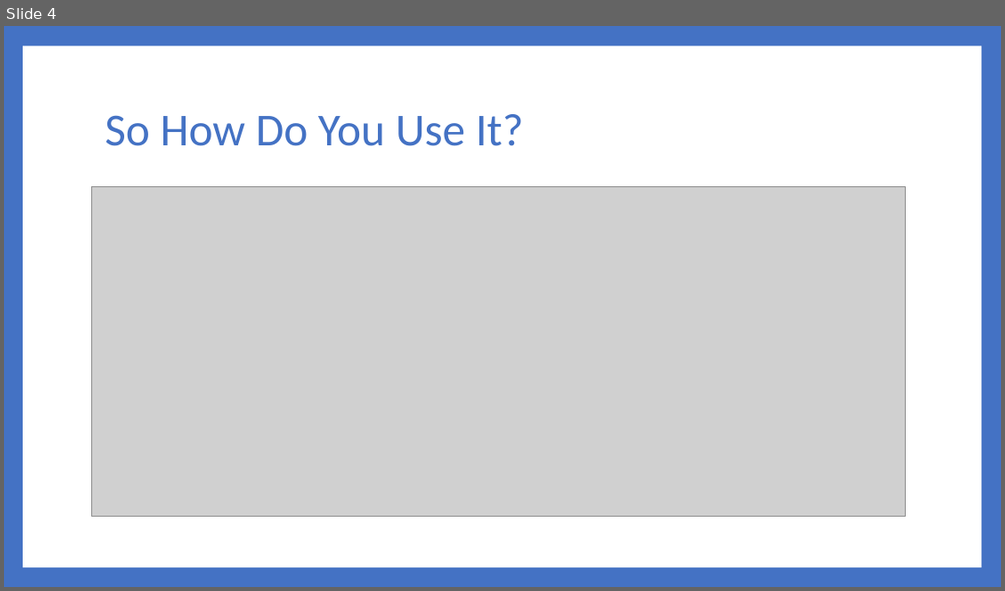
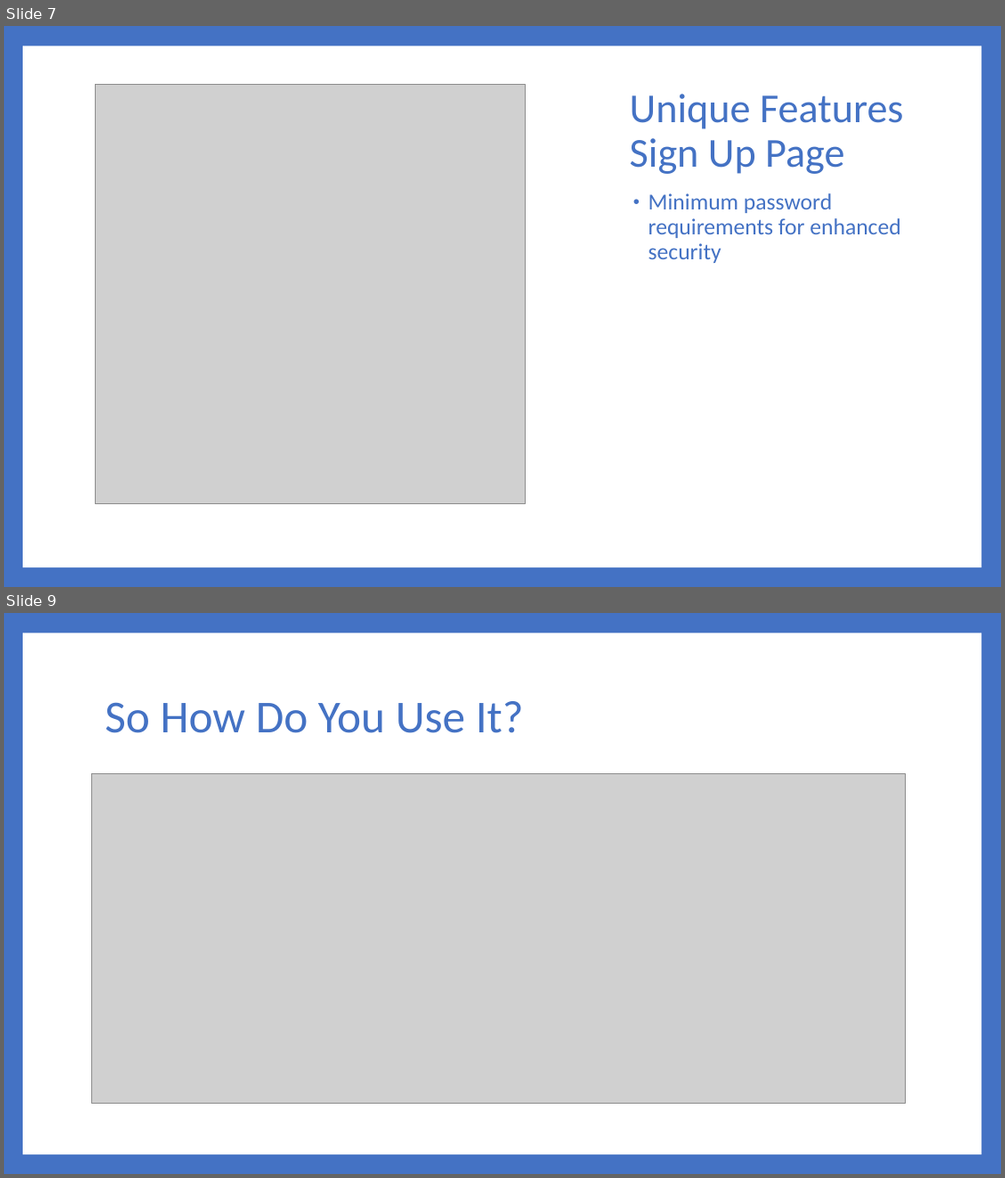
Before and after one commit to Dwaddle26/EncryptNotes, a slide deck: Phase 4 Documentation/Team_2_Presentation_4.pptx. Shown one above the other, each under a label of ours: slide 4 before the commit, slides 7 and 9 after it; the slides between them are not shown. The pictures are 1005x591 and 1005x1178 pixels, drawn with LibreOffice and Linux fonts; fonts in the diff are those of the drawing; grey boxes stand for pictures. Boxes give left, top, right and bottom in pixels: in the first picture for what was removed or moved away, otherwise in the second. Text is boxed around its words. In the diff, an @@ line names an element or a change of style, - is before the commit and + after.

```diff
--- a/Phase 4 Documentation/Team_2_Presentation_4.pptx
+++ b/Phase 4 Documentation/Team_2_Presentation_4.pptx
@@ slide 7 added at bbox=[4, 26, 1001, 587], background #4472C4 @@
@@ rectangle added at bbox=[23, 46, 981, 567], fill #FFFFFF @@
@@ picture added at bbox=[96, 84, 526, 504] @@
@@ title added at bbox=[630, 94, 903, 174], 39.6 pt, text #4472C4 @@
+Unique Features
+Sign Up Page
@@ text added at bbox=[648, 193, 900, 263], 22 pt, text #4472C4 @@
+• Minimum password requirements for enhanced security
@@ what was slide 4 is now slide 9 @@
```
Also in this commit, not shown: 7 slides changed, 3 other slides added, 3 slides removed, 1 other file.
